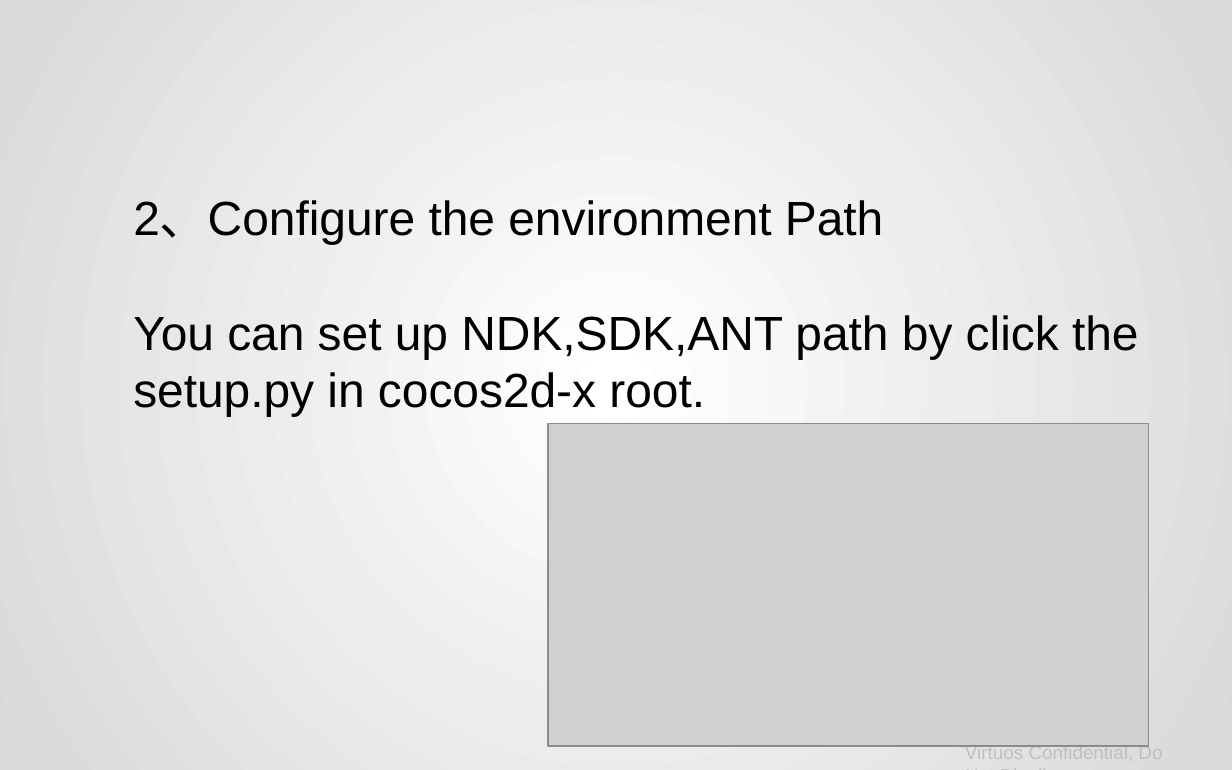
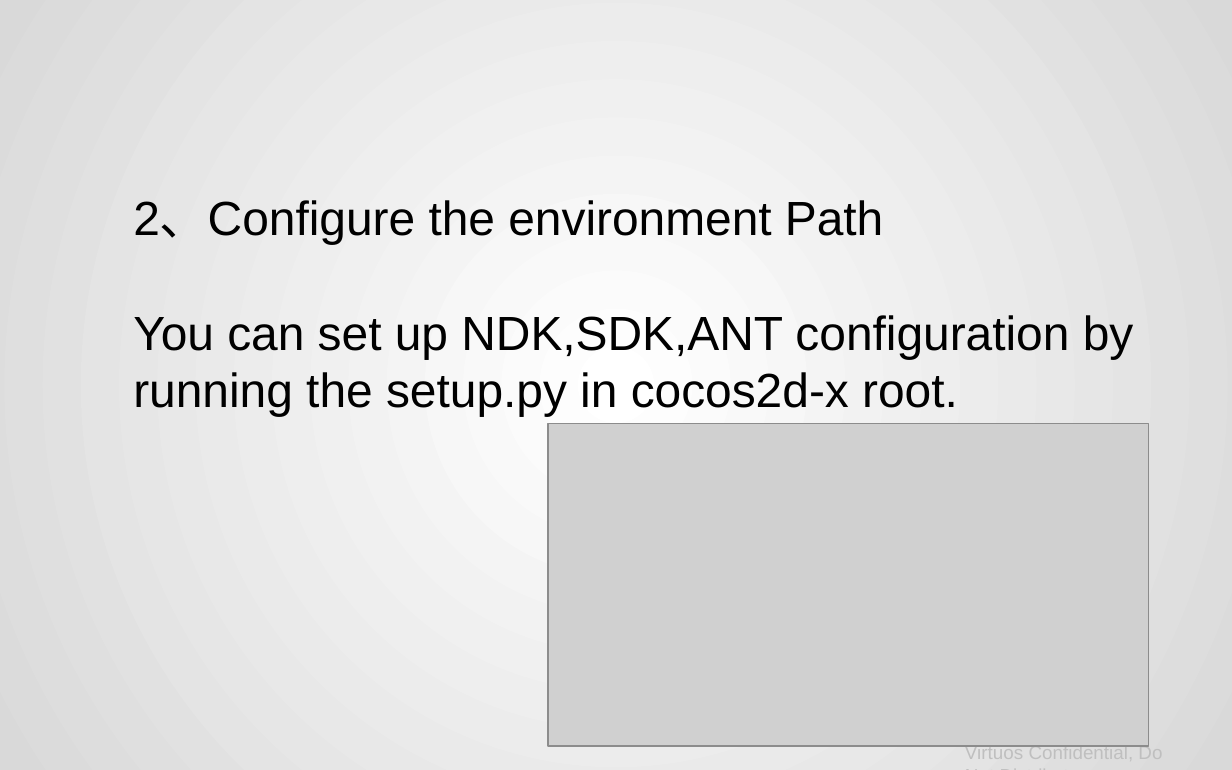
Before and after one commit to VirtuosZhangCH/miniGame, a slide deck: slide 13 of Android.pptx (slide 8 before the commit). Drawn at 1232x770 pixels with LibreOffice and Linux fonts; fonts in the diff are those of the drawing; grey boxes stand for pictures; background and template pictures are left out. Boxes give left, top, right and bottom in pixels: in the first picture for what was removed or moved away, otherwise in the second. Text is boxed around its words. In the diff, an @@ line names an element or a change of style, - is before the commit and + after.

```diff
--- a/Android.pptx
+++ b/Android.pptx
@@ text at bbox=[133, 315, 1134, 416]: text changed @@
-You can set up NDK,SDK,ANT path by click the setup.py in cocos2d-x root.
+You can set up NDK,SDK,ANT configuration by running the setup.py in cocos2d-x root.
```
Also in this commit, not shown: 2 other slides changed, 5 slides added, 2 other files.
